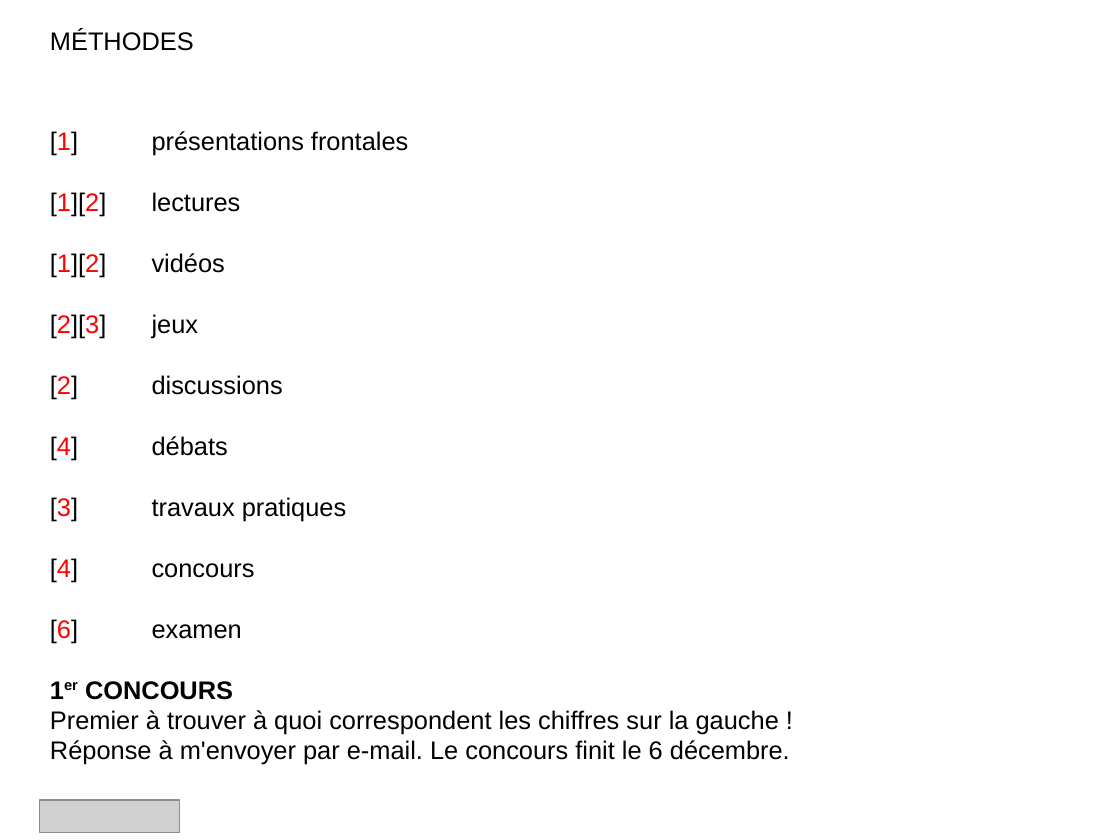
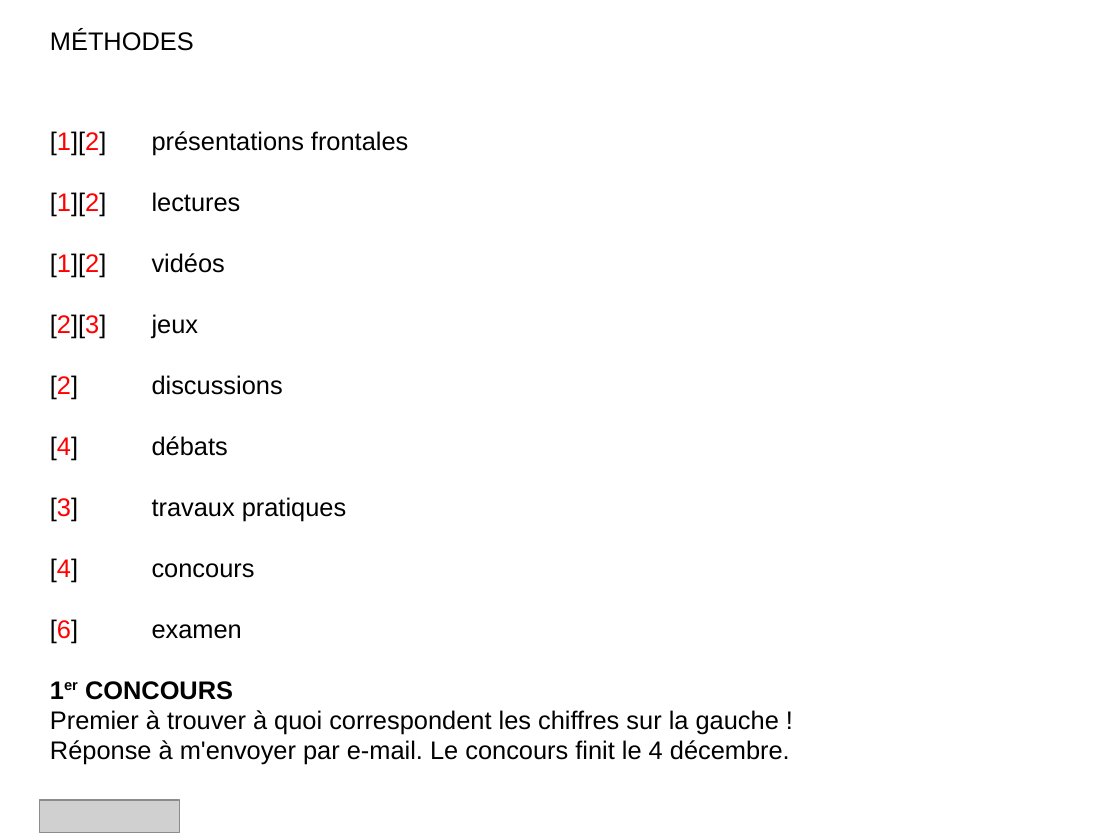
Before and after one commit to grolimur/HEG-765-21, a slide deck: slide 5 of sem1/supports/formation-usagers-bib-S01-E01.odp. Drawn at 1120x840 pixels with LibreOffice and Linux fonts; fonts in the diff are those of the drawing; grey boxes stand for pictures. Boxes give left, top, right and bottom in pixels: in the first picture for what was removed or moved away, otherwise in the second. Text is boxed around its words. In the diff, an @@ line names an element or a change of style, - is before the commit and + after.

```diff
--- a/sem1/supports/formation-usagers-bib-S01-E01.odp
+++ b/sem1/supports/formation-usagers-bib-S01-E01.odp
@@ text at <box>50,131,408,155</box>: text changed @@
-[1] présentations frontales
+[1][2] présentations frontales
@@ text at <box>50,740,790,765</box>: text changed @@
-Réponse à m'envoyer par e-mail. Le concours finit le 6 décembre.
+Réponse à m'envoyer par e-mail. Le concours finit le 4 décembre.
```
Also in this commit, not shown: 5 other files.
